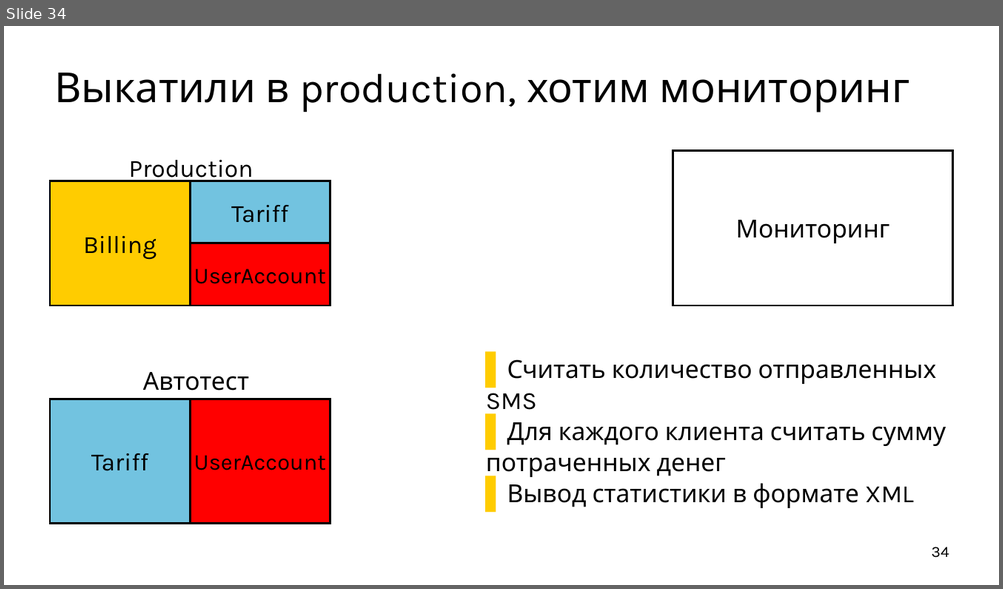
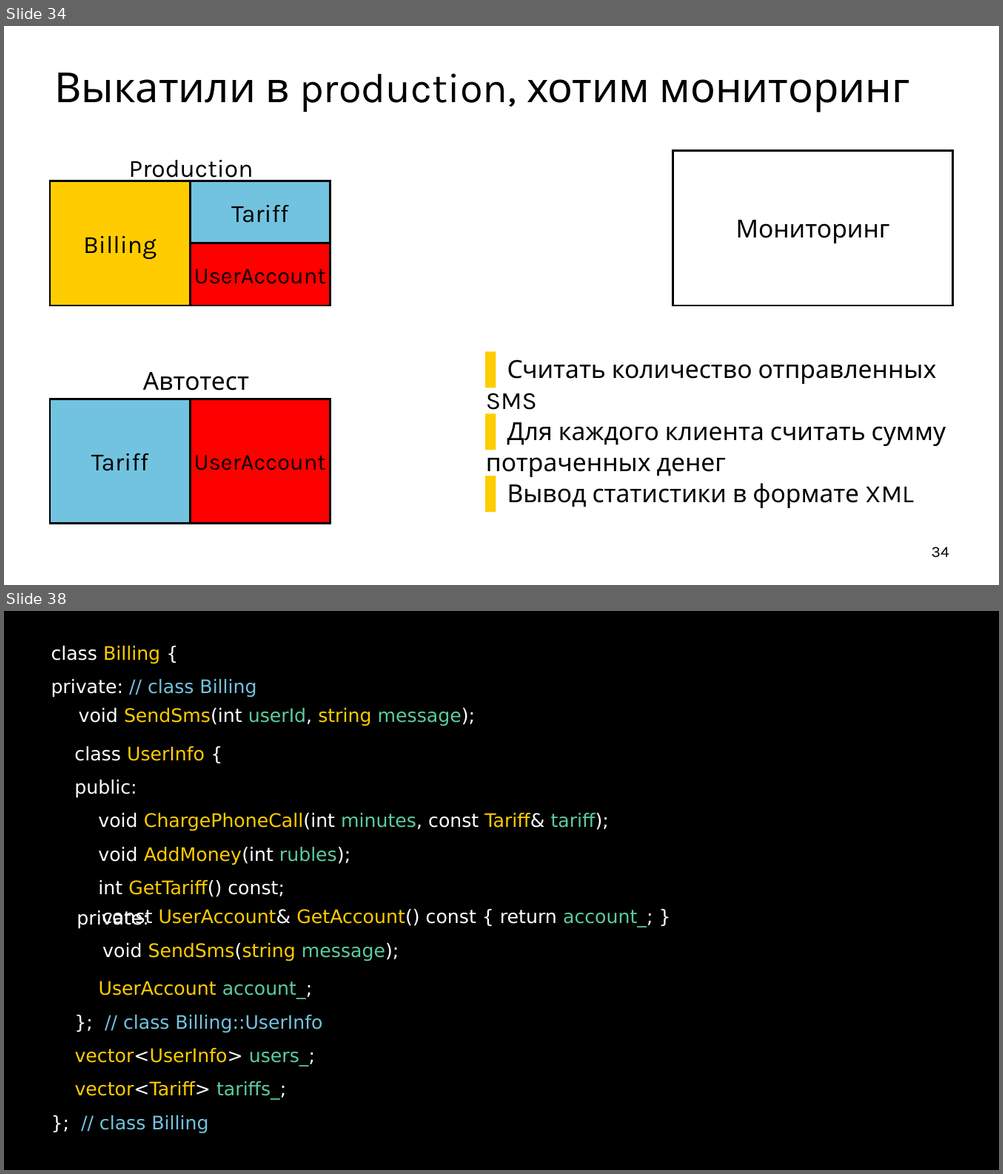
Before and after one commit to ishfb/cpprus17, a slide deck: slides.pptx. Shown one above the other, each under a label of ours: slide 34 before the commit, slides 34 and 38 after it; the slides between them are not shown. The pictures are 1003x589 and 1003x1174 pixels, drawn with LibreOffice and Linux fonts; fonts in the diff are those of the drawing. Boxes give left, top, right and bottom in pixels: in the first picture for what was removed or moved away, otherwise in the second. Text is boxed around its words. In the diff, an @@ line names an element or a change of style, - is before the commit and + after.

```diff
--- a/slides.pptx
+++ b/slides.pptx
@@ slide 38 added at [4,611,999,1170], background #FFFFFF @@
@@ text added at [4,611,999,1170], fill #000000, 36 pt, text #FFCC00 @@
+class Billing {
+private: // class Billing
+class UserInfo {
+public:
+void ChargePhoneCall(int minutes, const Tariff& tariff);
+void AddMoney(int rubles);
+int GetTariff() const;
+UserAccount account_;
+}; // class Billing::UserInfo
+vector<UserInfo> users_;
+vector<Tariff> tariffs_;
+}; // class Billing
@@ text added at [79,708,475,726], 36 pt, text #FFCC00 @@
+void SendSms(int userId, string message);
@@ text added at [77,910,148,929], 36 pt, text #FFFFFF @@
+private:
@@ text added at [102,909,652,928], 36 pt, text #FFFFFF @@
+const UserAccount& GetAccount() const { return account_; }
@@ text added at [102,943,399,962], 36 pt, text #FFCC00 @@
+void SendSms(string message);
```
Also in this commit, not shown: 3 slides changed, 10 other slides added, 1 other file.
